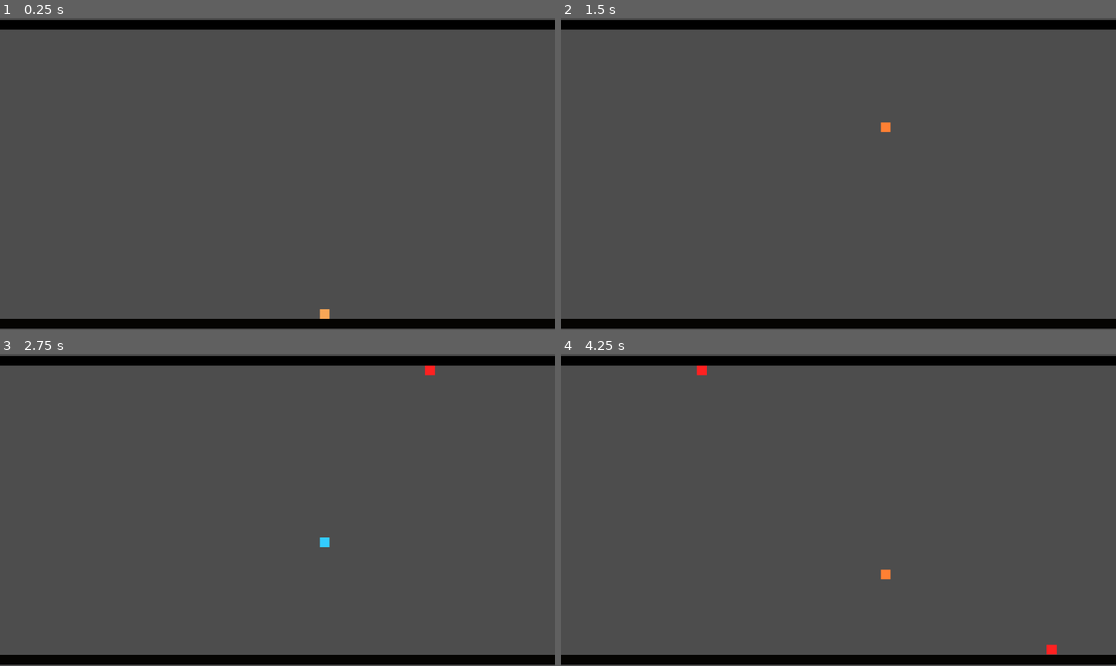
Above: before the commit, frames 1-4 (two rows, left to right).
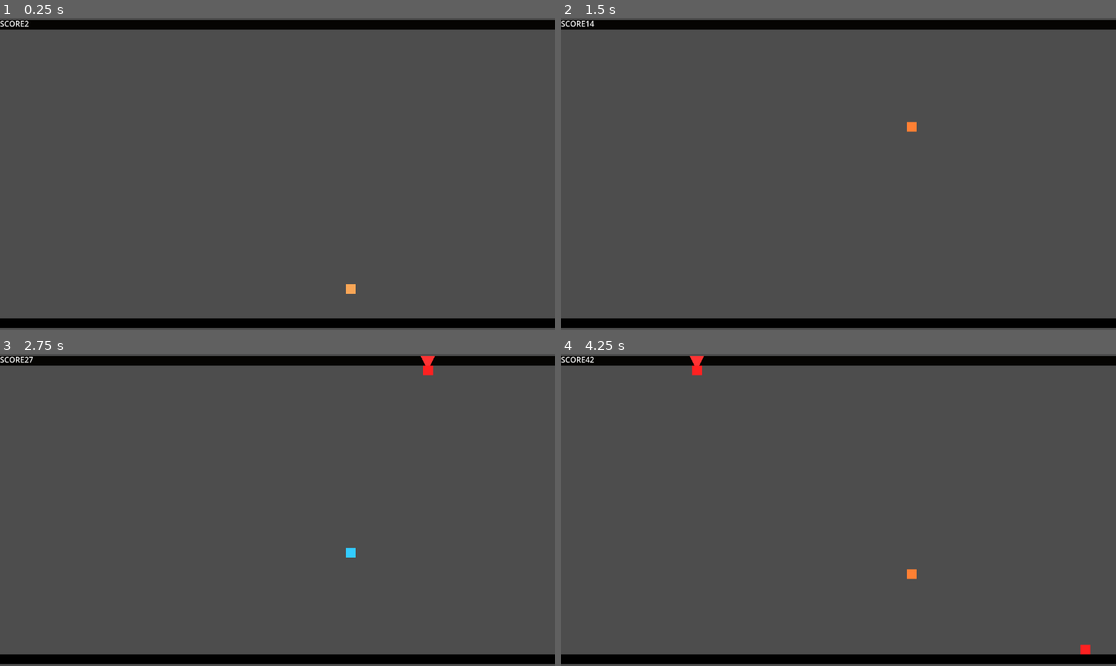
Above: after the commit, the same moments.

Repository: ansh33430w/I-flip-Gravity
Game: Godot game, scene res://scenes/main.tscn
Same seed, same stepped clock (60 frames per second), same inputs: the game is played once before the commit and once after it. This scene is started directly instead of the project's main scene.
Inputs (mouse positions are in pixels of both pictures, inside the frame that each line leads up to):
- Up to frame 1 (0.25 s): no input
- Up to frame 2 (1.5 s): tap Enter (ui_accept) at 0.5, 0.77 s; move the mouse to (960, 158) at 0.52 s; hold Right 0.53-1.28 s; tap Alt at 0.6 s; click (960, 158) at 0.67 s; move the mouse to (727, 189) at 1.27 s; hold Down from 1.28 s (still down); tap Shift at 1.35 s
- Up to frame 3 (2.75 s): tap Enter (ui_accept) at 1.52 s; move the mouse to (333, 441) at 2.02 s; release Down at 2.03 s; hold Right from 2.03 s (still down); tap Alt at 2.1 s
- Up to frame 4 (4.25 s): move the mouse to (810, 572) at 2.77 s; release Right at 2.78 s; hold Up 2.78-3.53 s; tap Shift at 2.85 s; click (810, 572) at 2.92 s; tap Enter (ui_accept) at 3.02, 3.77 s; move the mouse to (1005, 556) at 3.52 s; hold Left from 3.53 s (still down); tap Alt at 3.6 s

The runs differ from the first frame. In frame 1, 0.6% of the frame differs, in the area x 0-100%, y 0-100%; in frame 2, 0.6%; in frame 3, 0.7%; in frame 4, 0.9%.

Commit message:
made spike genertation more random .,

Diff:
--- a/scenes/character_body_2d.tscn
+++ b/scenes/character_body_2d.tscn
@@ -15,5 +15,3 @@
 [node name="CollisionShape2D" type="CollisionShape2D" parent="." unique_id=1850491877]
 position = Vector2(10, 10)
 shape = SubResource("RectangleShape2D_g2brh")
-
-[node name="Camera2D" type="Camera2D" parent="." unique_id=2108159548]
--- a/scenes/main.tscn
+++ b/scenes/main.tscn
@@ -18,9 +18,11 @@
 ignore_rotation = false
 
 [node name="ColorRect" type="ColorRect" parent="." unique_id=734599278]
+offset_top = 620.0
 offset_right = 1280.0
-offset_bottom = 20.0
+offset_bottom = 640.0
 color = Color(0, 0, 0, 1)
+metadata/_edit_group_ = true
 
 [node name="StaticBody2D" type="StaticBody2D" parent="ColorRect" unique_id=678832287]
 
@@ -35,10 +37,8 @@
 anchor_top = 0.5
 anchor_right = 0.5
 anchor_bottom = 0.5
-offset_left = -13.0
-offset_top = 621.0
-offset_right = 1267.0
-offset_bottom = 641.0
+offset_right = 1280.0
+offset_bottom = 20.0
 grow_horizontal = 2
 grow_vertical = 2
 color = Color(0.02, 0.014750001, 0.0074, 1)
@@ -51,4 +51,10 @@
 shape = SubResource("RectangleShape2D_o5qli")
 
 [node name="CharacterBody2D" parent="." unique_id=265115828 instance=ExtResource("2_sugp2")]
-position = Vector2(699, 593)
+position = Vector2(753, 499)
+
+[node name="CanvasLayer" type="CanvasLayer" parent="." unique_id=870605324]
+
+[node name="Label" type="Label" parent="CanvasLayer" unique_id=625157405]
+offset_right = 40.0
+offset_bottom = 23.0
--- a/scenes/spike.tscn
+++ b/scenes/spike.tscn
@@ -16,5 +16,3 @@
 offset_right = 11.0
 offset_bottom = 10.0
 color = Color(1, 0.13, 0.13, 1)
-
-[connection signal="body_entered" from="." to="." method="_on_body_entered"]
--- a/scripts/main.gd
+++ b/scripts/main.gd
@@ -5,7 +5,11 @@
 
 var spaentimer = 0
 var spawnwait = 1.8
-var gamespeed = 400
+var gamespeed = 5
+var steak = 0
+var score = 0
+var last_ceiling = true
+var gameend = false
 
 
 func _ready() -> void:
@@ -14,8 +18,16 @@
 	)
 
 func _process(delta: float) -> void:
+	if gameend == true:
+		return
+
+	score += delta * 10
+	$CanvasLayer/Label.text = "SCORE" +str(int(score))
+	gamespeed = 400 + int(score) /4
+
 	spaentimer  += delta
 	if spaentimer >= spawnwait:
+		spawnwait = randf_range(1.5,2.2)
 		spaentimer = 0
 		spikespawn()
 
@@ -26,13 +38,27 @@
 
 func spikespawn() :
 	var Spike = SPIKE.instantiate()
+	print("spikespawwned")
 	Spike.speed = gamespeed
-	Spike.on_ceiling = randi() % 2 == 0
-	Spike.position= Vector2(1300,610 if not Spike.on_ceiling else 30)
 
+	var choice = randi() %2 ==0
+	if steak >= 2:
+		choice = not last_ceiling
+
+	if choice == last_ceiling:
+		steak +=1
+	else:
+		steak = 1
+
+	last_ceiling=choice
+
+
+	Spike.on_ceiling = choice
+	Spike.position = Vector2(1300,30 if choice else 610)
 	add_child(Spike)
 
 
 
 func gameover():
 	get_tree().paused = true
+	gameend = true
--- a/scripts/spike.gd
+++ b/scripts/spike.gd
@@ -20,7 +20,7 @@
 
 
 
-func generate():
+func _draw():
 	var color = Color(1,.2,.2)
 	if on_ceiling :
 		draw_polygon(PackedVector2Array([Vector2(-15,-30), Vector2(15,-30),Vector2(0,0)]),PackedColorArray([color]))
@@ -38,5 +38,7 @@
 
 
 func _on_body_entered(body: Node2D) -> void:
+	print("ghello
+	")
 	if body.is_in_group("player"):
 		get_tree().call_group("game","gameover")
